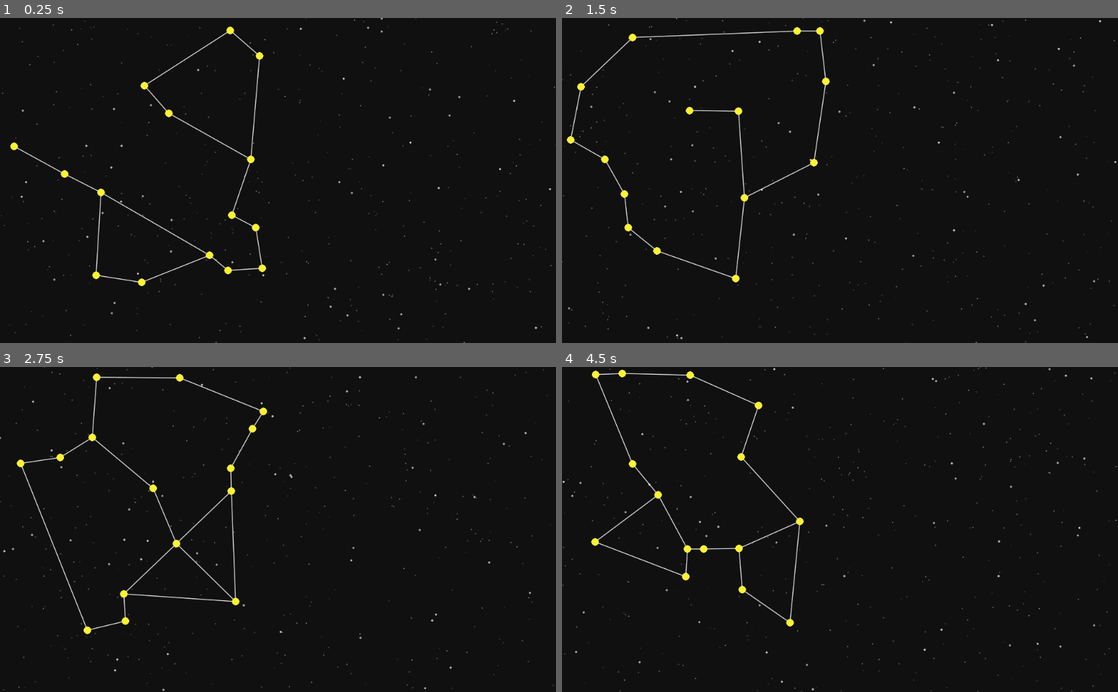
Above: before the commit, frames 1-4 (two rows, left to right).
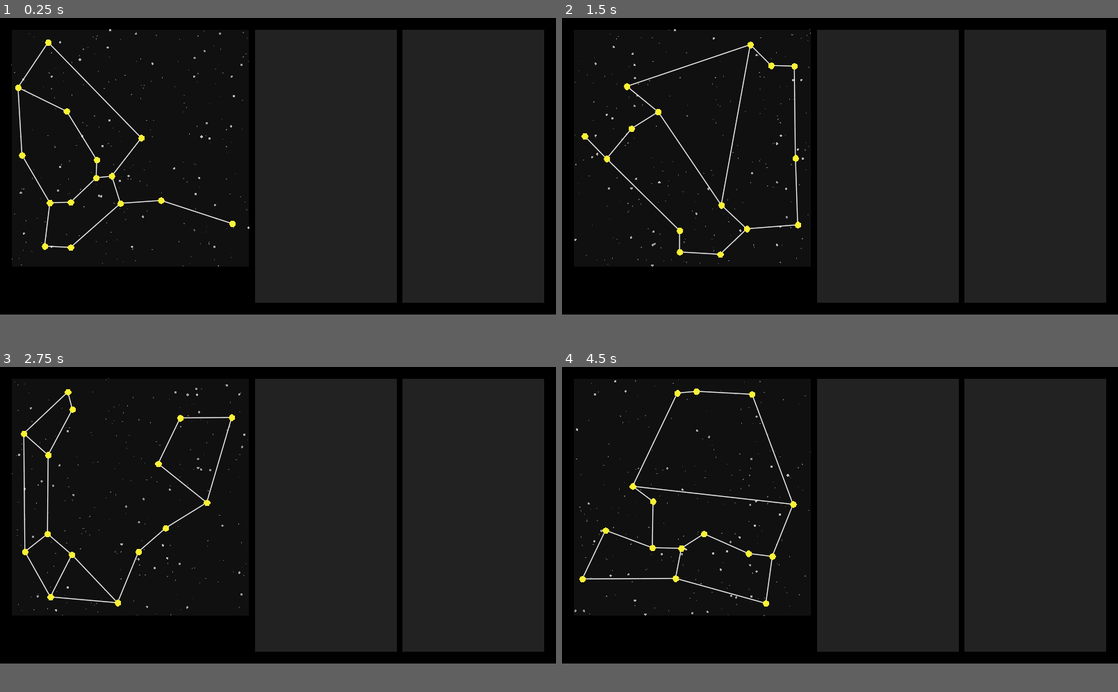
Above: after the commit, the same moments.

Repository: riidom/StarText_Adventures
Game: Godot game, scene res://Main/__GAME__.tscn
The game is run twice, just before and just after one commit, with the same random seed, the same clock (stepped at 60 frames per second) and the same inputs. Before the commit the project starts from res://Starmap/Starmap.tscn.
Inputs (mouse positions are in pixels of both pictures, inside the frame that each line leads up to):
- Up to frame 1 (0.25 s): no input
- Up to frame 2 (1.5 s): tap Enter (ui_accept) at 0.5, 0.77, 1.25 s; move the mouse to (962, 164) at 0.52 s; move the mouse to (728, 196) at 1.27 s
- Up to frame 3 (2.75 s): tap Enter (ui_accept) at 1.52, 2 s; move the mouse to (333, 458) at 2.02 s
- Up to frame 4 (4.5 s): tap Enter (ui_accept) at 2.75, 3.02, 3.5, 3.77, 4.25 s; move the mouse to (812, 594) at 2.77 s; move the mouse to (1006, 578) at 3.52 s; move the mouse to (673, 480) at 4.27 s
In our replay, the window is 800x468 before the commit and 800x427 after it. These sizes can differ from the game's own. Grey fills any space a smaller window leaves; there, only what the larger window draws over its background counts as a difference.

The runs differ from the first frame. In frame 1, 2.5% of the frame differs, in the area x 0-100%, y 0-100%; in frame 2, 2.6%; in frame 3, 2.9%; in frame 4, 2.7%.

Commit message:
Starmap responsive, Basic UI, Main Scene

Diff:
--- /dev/null
+++ b/Main/StarMapContainer.gd
@@ -0,0 +1,7 @@
+extends Container
+
+onready var StarMap = $Starmap
+
+
+func _ready() -> void:
+	rect_size = Vector2(StarMap.get_size(), StarMap.get_size())
--- /dev/null
+++ b/Main/__GAME__.tscn
@@ -0,0 +1,128 @@
+[gd_scene load_steps=5 format=2]
+
+[ext_resource path="res://Starmap/Starmap.tscn" type="PackedScene" id=1]
+[ext_resource path="res://UI/SpaceGrotesk-Bold_16px.tres" type="DynamicFont" id=2]
+[ext_resource path="res://UI/SpaceGrotesk-Normal_16px.tres" type="DynamicFont" id=3]
+[ext_resource path="res://Main/StarMapContainer.gd" type="Script" id=4]
+
+[node name="__GAME__" type="Control"]
+anchor_right = 1.0
+anchor_bottom = 1.0
+__meta__ = {
+"_edit_use_anchors_": false
+}
+
+[node name="ColorRect" type="ColorRect" parent="."]
+anchor_right = 1.0
+anchor_bottom = 1.0
+size_flags_horizontal = 3
+size_flags_vertical = 3
+color = Color( 0, 0, 0, 1 )
+__meta__ = {
+"_edit_use_anchors_": false
+}
+
+[node name="MarginContainer" type="MarginContainer" parent="."]
+anchor_right = 1.0
+anchor_bottom = 1.0
+custom_constants/margin_right = 20
+custom_constants/margin_top = 20
+custom_constants/margin_left = 20
+custom_constants/margin_bottom = 20
+__meta__ = {
+"_edit_use_anchors_": false
+}
+
+[node name="HBoxContainer" type="HBoxContainer" parent="MarginContainer"]
+margin_left = 20.0
+margin_top = 20.0
+margin_right = 940.0
+margin_bottom = 492.0
+custom_constants/separation = 10
+__meta__ = {
+"_edit_use_anchors_": false
+}
+
+[node name="StarMapContainer" type="Container" parent="MarginContainer/HBoxContainer"]
+margin_right = 410.0
+margin_bottom = 472.0
+rect_min_size = Vector2( 410, 410 )
+script = ExtResource( 4 )
+
+[node name="Starmap" parent="MarginContainer/HBoxContainer/StarMapContainer" instance=ExtResource( 1 )]
+
+[node name="TextLeft" type="ColorRect" parent="MarginContainer/HBoxContainer"]
+margin_left = 420.0
+margin_right = 665.0
+margin_bottom = 472.0
+size_flags_horizontal = 3
+size_flags_vertical = 3
+color = Color( 0.133333, 0.133333, 0.133333, 1 )
+__meta__ = {
+"_edit_use_anchors_": false
+}
+
+[node name="Margin" type="MarginContainer" parent="MarginContainer/HBoxContainer/TextLeft"]
+anchor_right = 1.0
+anchor_bottom = 1.0
+size_flags_vertical = 3
+custom_constants/margin_right = 10
+custom_constants/margin_top = 10
+custom_constants/margin_left = 10
+custom_constants/margin_bottom = 10
+__meta__ = {
+"_edit_use_anchors_": false
+}
+
+[node name="RichTextLabel" type="RichTextLabel" parent="MarginContainer/HBoxContainer/TextLeft/Margin"]
+margin_left = 10.0
+margin_top = 10.0
+margin_right = 235.0
+margin_bottom = 462.0
+rect_min_size = Vector2( 200, 0 )
+size_flags_vertical = 3
+custom_fonts/bold_font = ExtResource( 2 )
+custom_fonts/normal_font = ExtResource( 3 )
+text = "Text test Text test Text test Text test Text test Text test Text test Text test Text test Text test Text test Text test Text test Text test "
+fit_content_height = true
+__meta__ = {
+"_edit_use_anchors_": false
+}
+
+[node name="TextRight" type="ColorRect" parent="MarginContainer/HBoxContainer"]
+margin_left = 675.0
+margin_right = 920.0
+margin_bottom = 472.0
+size_flags_horizontal = 3
+size_flags_vertical = 3
+color = Color( 0.133333, 0.133333, 0.133333, 1 )
+__meta__ = {
+"_edit_use_anchors_": false
+}
+
+[node name="Margin" type="MarginContainer" parent="MarginContainer/HBoxContainer/TextRight"]
+anchor_right = 1.0
+anchor_bottom = 1.0
+size_flags_vertical = 3
+custom_constants/margin_right = 10
+custom_constants/margin_top = 10
+custom_constants/margin_left = 10
+custom_constants/margin_bottom = 10
+__meta__ = {
+"_edit_use_anchors_": false
+}
+
+[node name="RichTextLabel" type="RichTextLabel" parent="MarginContainer/HBoxContainer/TextRight/Margin"]
+margin_left = 10.0
+margin_top = 10.0
+margin_right = 235.0
+margin_bottom = 462.0
+rect_min_size = Vector2( 200, 0 )
+size_flags_vertical = 3
+custom_fonts/bold_font = ExtResource( 2 )
+custom_fonts/normal_font = ExtResource( 3 )
+text = "Anderer Labertext Anderer Labertext Anderer Labertext Anderer Labertext Anderer Labertext Anderer Labertext"
+fit_content_height = true
+__meta__ = {
+"_edit_use_anchors_": false
+}
--- a/Starmap/Star.gd
+++ b/Starmap/Star.gd
@@ -17,6 +17,10 @@
 
 func _ready():
 	Infotext.visible = false
+
+
+func set_px_size(size: float) -> void:
+	$Icon.rect_scale = Vector2(size / 16, size / 16)
 
 
 func set_label() -> void:
--- a/Starmap/Star.tscn
+++ b/Starmap/Star.tscn
@@ -27,6 +27,7 @@
 margin_top = -7.5
 margin_right = 8.25
 margin_bottom = 8.5
+rect_pivot_offset = Vector2( 8, 8 )
 mouse_default_cursor_shape = 3
 texture = ExtResource( 2 )
 __meta__ = {
--- a/Starmap/Starmap.gd
+++ b/Starmap/Starmap.gd
@@ -3,28 +3,31 @@
 
 var Star = preload("res://Starmap/Star.tscn")
 onready var StarsFolder = $StarsFolder
+
 var Starlane = preload("res://Starmap/Starlane.tscn")
 onready var StarlanesFolder = $StarlanesFolder
 
-
 var init_seed := 0
-var map_size := Vector2(10, 10) # measured in sectors
 var map := [] # becomes 2D array
 var star_density := 0.15 # ratio of sectors who have a star
-var sector_size := 50 # in pixels
-var sector_padding := 3 # dont place stars closer than # px to sector border
 var amount_of_stars := 0 # gets counted during map creation
 
-var debug_points := []
+var map_size := Vector2(10, 10) # measured in sectors
+var sector_size := 35 # in pixels
+var sector_padding := round(sector_size / 15.0) # dont place stars closer than # px to sector border
+var map_px_size := map_size.x * sector_size
+
 
 func _ready() -> void:
 	randomize()
 	# 363574
 	# 872921
-	init_seed = randi()%1000000
+	init_seed = randi()# % 1000000
 	print("Seed: %s" % init_seed)
 	seed(init_seed)
-	$ColorRect.rect_size = get_viewport().size
+	map_px_size = min(get_viewport_rect().size.x, get_viewport_rect().size.y) * 0.8
+	$ColorRect.rect_size = Vector2(map_px_size, map_px_size)
+
 	init_map()
 
 
@@ -51,6 +54,7 @@
 func instance_star(x: int, y: int) -> void:
 	var star = Star.instance()
 	star.sector = Vector2(x, y)
+	star.set_px_size(round(sector_size / 3.0))
 	var star_offset = Vector2(
 		int(rand_range(sector_padding + 8, sector_size - sector_padding - 8)),
 		int(rand_range(sector_padding + 8, sector_size - sector_padding - 8))
@@ -151,8 +155,8 @@
 
 func _draw() -> void:
 	# draw background stars
-	draw_bg_stars(350, .25, .25, 1, .5) # small stars
-	draw_bg_stars(50, .1, .75, 2, .75) # big stars
+	draw_bg_stars(map_px_size / 2, .25, .25, 1, .5) # small stars
+	draw_bg_stars(map_px_size / 10, .1, .75, 2, .75) # big stars
 
 	# draw sector grid
 	for x in range(map_size.x):
@@ -162,16 +166,13 @@
 				Rect2(Vector2(x * sector_size, y * sector_size), Vector2(sector_size, sector_size)),
 				Color(.25, .25, .25), false, 1.0)
 
-	for d in debug_points:
-		draw_circle(d, 3, Color(1, 0, 0))
 
-
-func draw_bg_stars(amount: int, max_saturation: float, min_value: float, size: float, alpha: float) -> void:
+func draw_bg_stars(amount: float, max_saturation: float, min_value: float, size: float, alpha: float) -> void:
 	var bg_star_pos = Vector2.ZERO
 	var bg_star_col = Color(0,0,0, 1)
-	for _i in range(amount):
-		bg_star_pos.x = round(rand_range(0, get_viewport().size.x))
-		bg_star_pos.y = round(rand_range(0, get_viewport().size.y))
+	for _i in range(int(amount)):
+		bg_star_pos.x = round(rand_range(0, map_px_size))
+		bg_star_pos.y = round(rand_range(0, map_px_size))
 		bg_star_col = Color.from_hsv(randf(), rand_range(0, max_saturation), rand_range(min_value, 1), alpha)
 		draw_circle(bg_star_pos, size, bg_star_col)
 
@@ -183,3 +184,15 @@
 
 func recreate_map() -> void:
 	var _x = get_tree().reload_current_scene()
+
+
+func get_size() -> float:
+	return map_px_size
+
+
+func _on_ColorRect_resized() -> void:
+	map_px_size = min(get_viewport_rect().size.x, get_viewport_rect().size.y) * 0.8
+	$ColorRect.rect_size = Vector2(map_px_size, map_px_size)
+	sector_size = int(map_px_size / map_size.x) # in pixels
+	prints(map_px_size, sector_size)
+	sector_padding = round(sector_size / 15.0)
--- a/Starmap/Starmap.tscn
+++ b/Starmap/Starmap.tscn
@@ -8,8 +8,8 @@
 
 [node name="ColorRect" type="ColorRect" parent="."]
 show_behind_parent = true
-margin_right = 40.0
-margin_bottom = 40.0
+anchor_right = 1.0
+anchor_bottom = 1.0
 color = Color( 0.0627451, 0.0627451, 0.0627451, 1 )
 __meta__ = {
 "_edit_use_anchors_": false
@@ -30,3 +30,4 @@
 __meta__ = {
 "_edit_use_anchors_": false
 }
+[connection signal="resized" from="ColorRect" to="." method="_on_ColorRect_resized"]
--- /dev/null
+++ b/UI/SpaceGrotesk-Bold_16px.tres
@@ -0,0 +1,7 @@
+[gd_resource type="DynamicFont" load_steps=2 format=2]
+
+[ext_resource path="res://BinaryAssets/SpaceGrotesk-700.ttf" type="DynamicFontData" id=1]
+
+
+[resource]
+font_data = ExtResource( 1 )
--- /dev/null
+++ b/UI/SpaceGrotesk-Normal_16px.tres
@@ -0,0 +1,7 @@
+[gd_resource type="DynamicFont" load_steps=2 format=2]
+
+[ext_resource path="res://BinaryAssets/SpaceGrotesk-400.ttf" type="DynamicFontData" id=1]
+
+
+[resource]
+font_data = ExtResource( 1 )
--- a/project.godot
+++ b/project.godot
@@ -27,7 +27,14 @@
 [application]
 
 config/name="StarText_Adventures"
-run/main_scene="res://Starmap/Starmap.tscn"
+run/main_scene="res://Main/__GAME__.tscn"
+
+[display]
+
+window/size/width=960
+window/size/height=512
+window/stretch/mode="2d"
+window/stretch/aspect="keep_width"
 
 [importer_defaults]
 
Not shown, changed: .gitignore
